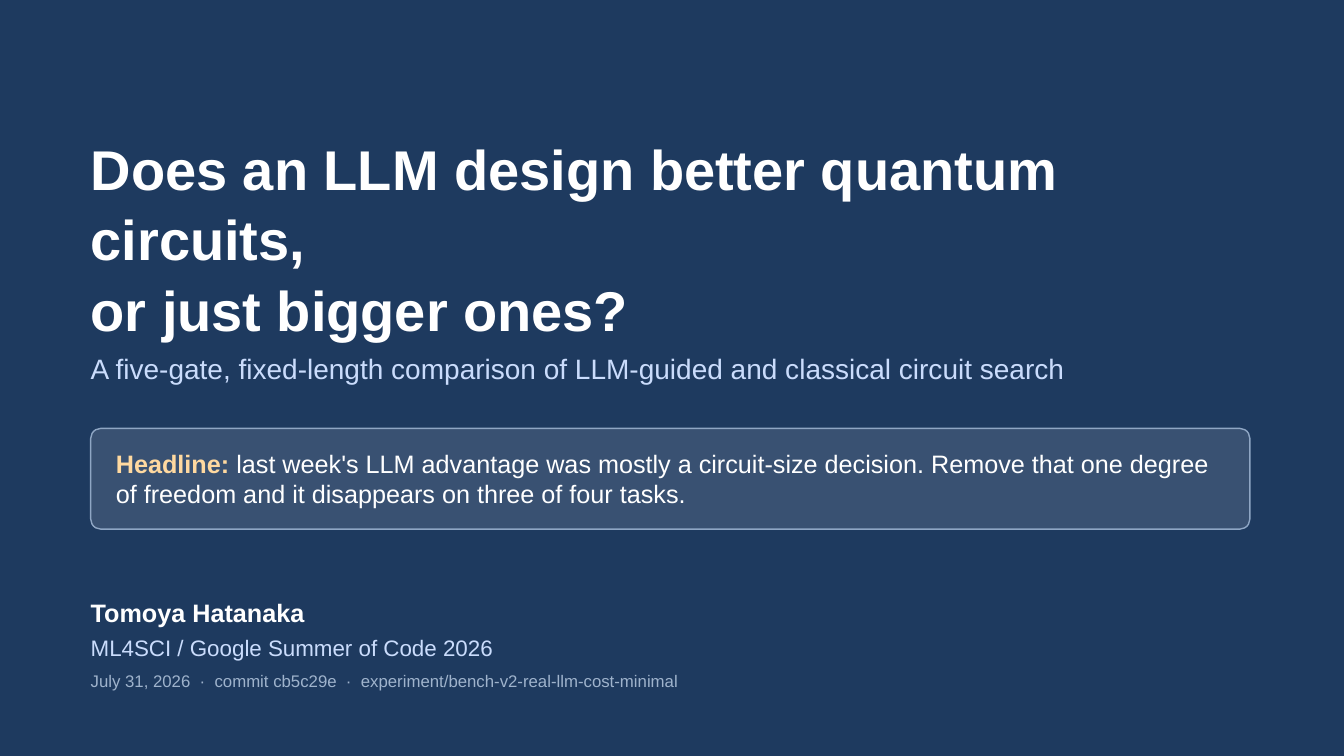
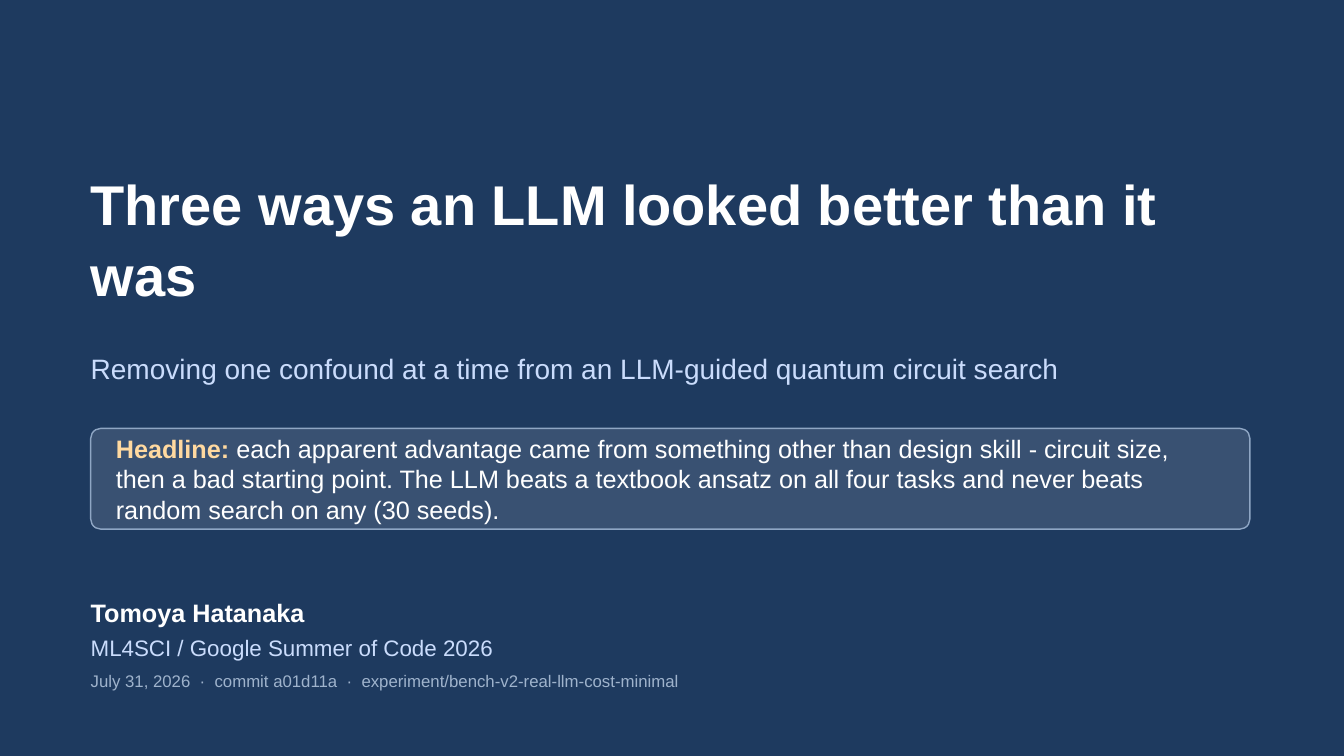
Before and after one commit to dorakingx/llm-vqc, a slide deck: slide 1 of docs/presentation/mini5/20260731_GSoC_mini5.pptx. Drawn at 1344x756 pixels with LibreOffice and Linux fonts; fonts in the diff are those of the drawing. Boxes give left, top, right and bottom in pixels: in the first picture for what was removed or moved away, otherwise in the second. Text is boxed around its words. In the diff, an @@ line names an element or a change of style, - is before the commit and + after.

```diff
--- a/docs/presentation/mini5/20260731_GSoC_mini5.pptx
+++ b/docs/presentation/mini5/20260731_GSoC_mini5.pptx
@@ text at [91,184,1156,297]: text changed @@
-Does an LLM design better quantum circuits,
-or just bigger ones?
+Three ways an LLM looked better than it was
@@ text at [91,358,1058,384]: text changed @@
-A five-gate, fixed-length comparison of LLM-guided and classical circuit search
+Removing one confound at a time from an LLM-guided quantum circuit search
@@ text at [116,439,1169,524]: text changed @@
-Headline: last week's LLM advantage was mostly a circuit-size decision. Remove that one degree of freedom and it disappears on three of four tasks.
+Headline: each apparent advantage came from something other than design skill - circuit size, then a bad starting point. The LLM beats a textbook ansatz on all four tasks and never beats random search on any (30 seeds).
@@ text at [91,675,679,691]: text changed @@
-July 31, 2026 · commit cb5c29e · experiment/bench-v2-real-llm-cost-minimal
+July 31, 2026 · commit a01d11a · experiment/bench-v2-real-llm-cost-minimal
```
Also in this commit, not shown: 1 other slide changed, 2 slides added, 2 slides removed, 9 other files.
